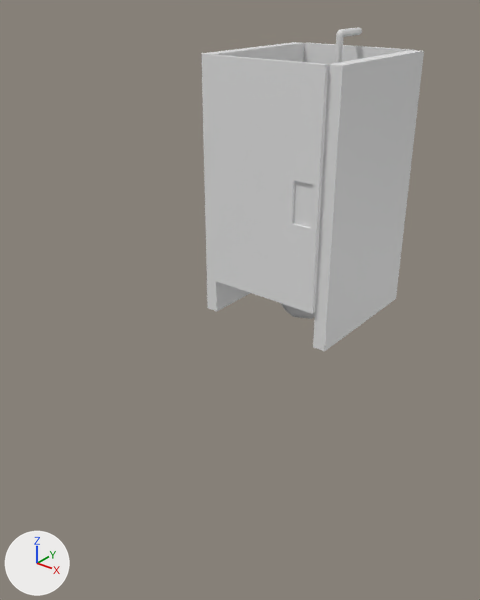
What one commit did to the FBX model Assets/Models/Props/Vestiário/vaso.fbx.
One viewpoint serves both versions: a 50 mm camera at (2.74, -3.12, 2.76) aimed at (-0.17, 0.52, 0.5). Arrows for +X, +Y and +Z are at lower left; the lights stay in place. Where no turn or scale is listed for an object, it has been applied to the vertices.

In view in the first picture: 'banheiro', 'banheiro porta', 'banheiro vaso'.
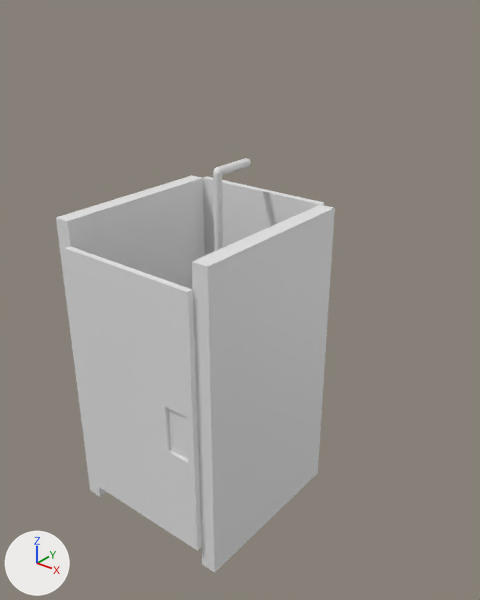
Boxes [x1, y1, x2, y2] around the edits, measured in the pictures (480 x 600 px):
'banheiro', moved
    before: [201, 42, 424, 351]
    after: [56, 176, 335, 573]
'banheiro porta', moved
    before: [209, 54, 329, 314]
    after: [65, 246, 202, 551]
'banheiro vaso', moved
    before: [281, 27, 362, 319]
    after: [213, 158, 251, 251]

The change, as a list of edits to the scene's bpy script:
```text
Change me_cube_013:
    where me_cube_013.from_pydata(...)  # 490 vertices, 476 faces; spans x -0.31..0.31, y -0.48..0.54, z -0.32..2.11
    used by ob_banheiro_vaso; location = (-0.265, 1.701, 0.263)
    me_cube_013 part 1: the whole mesh is moved by (0.0, -0.16, -1.15)
Change me_cube_021:
    where me_cube_021.from_pydata(...)  # 34 vertices, 29 faces; spans x -0.63..0.63, y -0.63..0.68, z -1.09..1.09
    used by ob_banheiro; location = (-0.264, 1.569, 1.136)
    me_cube_021 part 2: the whole mesh is moved by (0.0, -0.12, 0.32)
Change ob_banheiro_vaso:
    ob_banheiro_vaso.location: (-0.265, 1.701, 0.263) -> (0.0, 0.0, 0.701)
Change ob_banheiro_porta:
    ob_banheiro_porta.location: (-0.779, 0.924, 1.328) -> (-0.514, -0.766, 0.348)
Change ob_banheiro:
    ob_banheiro.location: (-0.264, 1.569, 1.136) -> (0.0, 0.0, 0.0)
```
